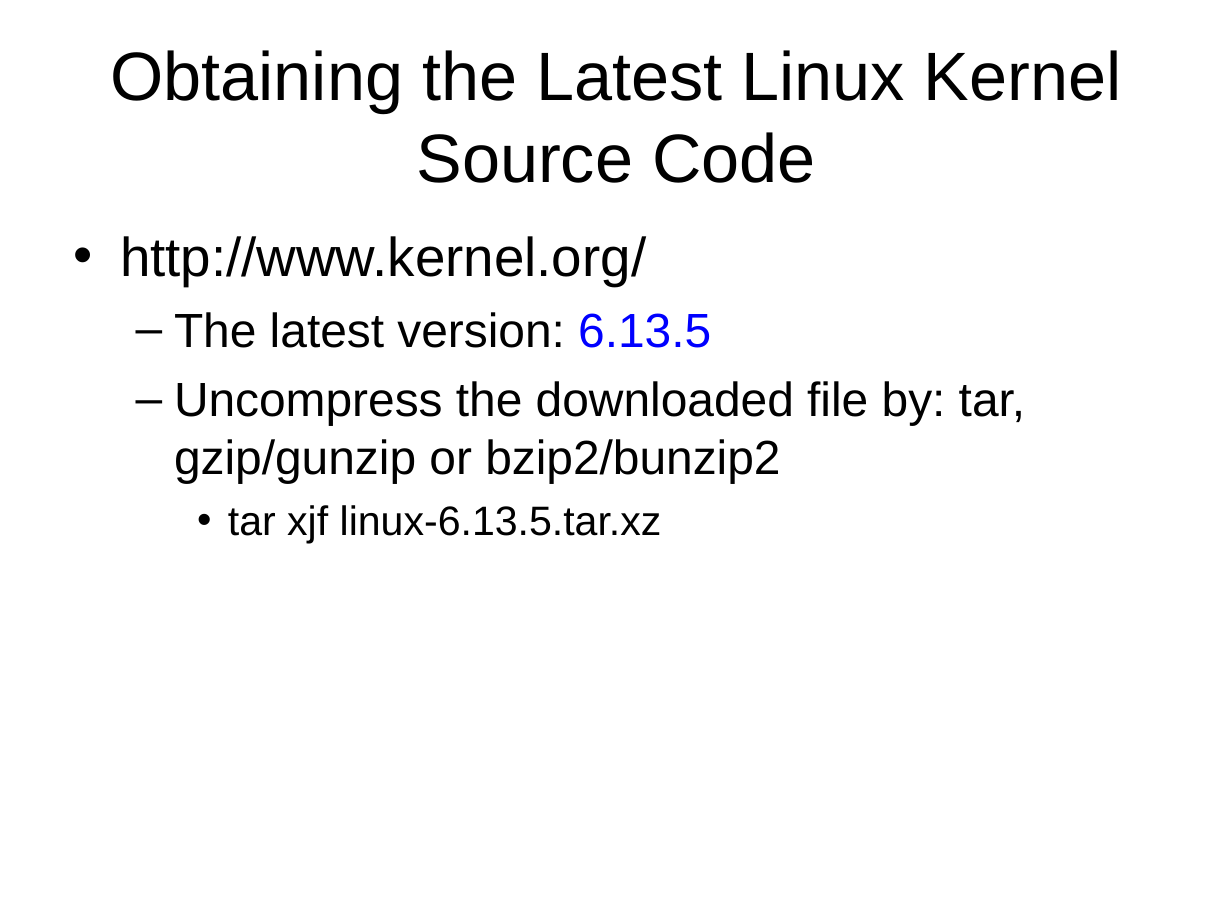
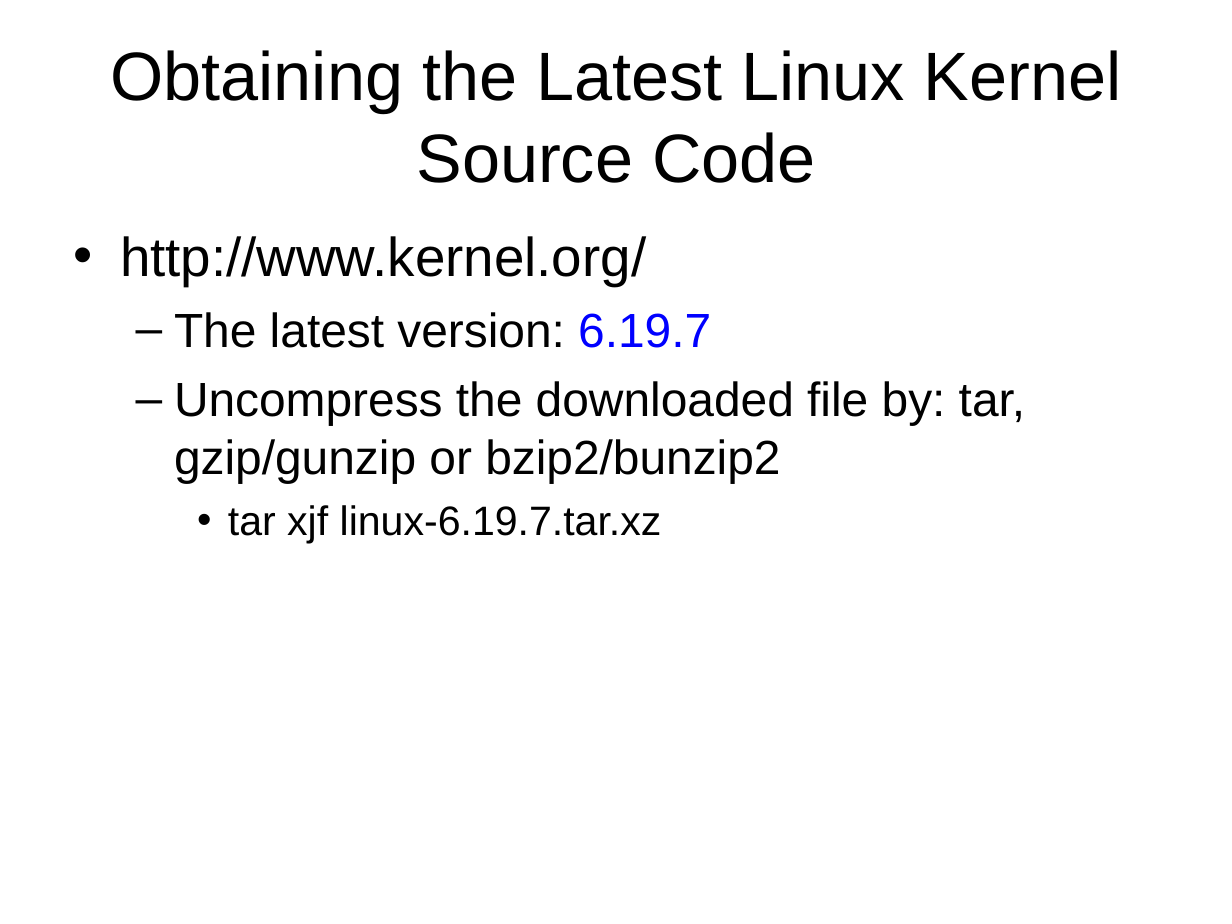
Before and after one commit to chriswjh/chriswjh.github.io, a slide deck: slide 14 of OSu/Ex01.ppt. Drawn at 1232x924 pixels with LibreOffice and Linux fonts; fonts in the diff are those of the drawing. Boxes give left, top, right and bottom in pixels: in the first picture for what was removed or moved away, otherwise in the second. Text is boxed around its words. In the diff, an @@ line names an element or a change of style, - is before the commit and + after.

```diff
--- a/OSu/Ex01.ppt
+++ b/OSu/Ex01.ppt
@@ text at (x1=174, y1=312, x2=711, y2=348): text changed @@
-  – The latest version: 6.13.5
+  – The latest version: 6.19.7
@@ text at (x1=228, y1=505, x2=662, y2=543): text changed @@
-    • tar xjf linux-6.13.5.tar.xz
+    • tar xjf linux-6.19.7.tar.xz
```
Also in this commit, not shown: 3 other slides changed, 2 slides added, 2 slides removed, 1 other file.
